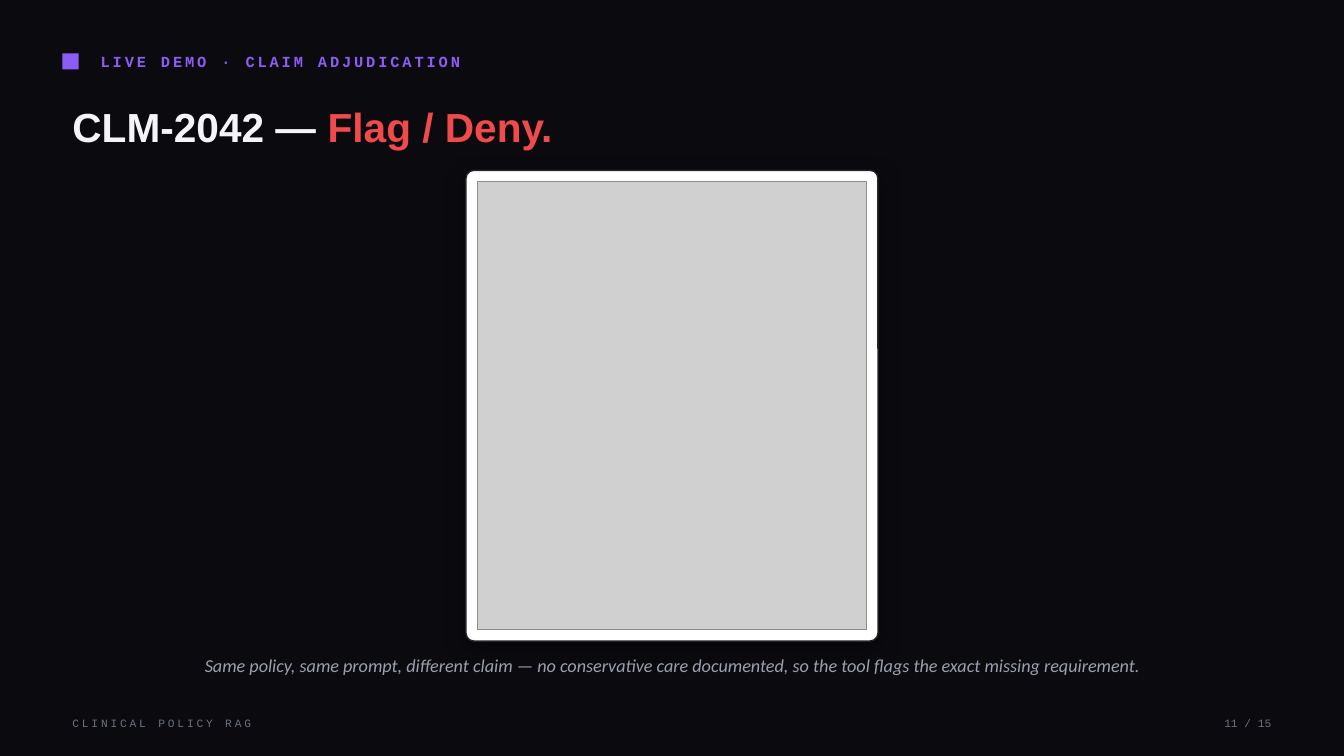
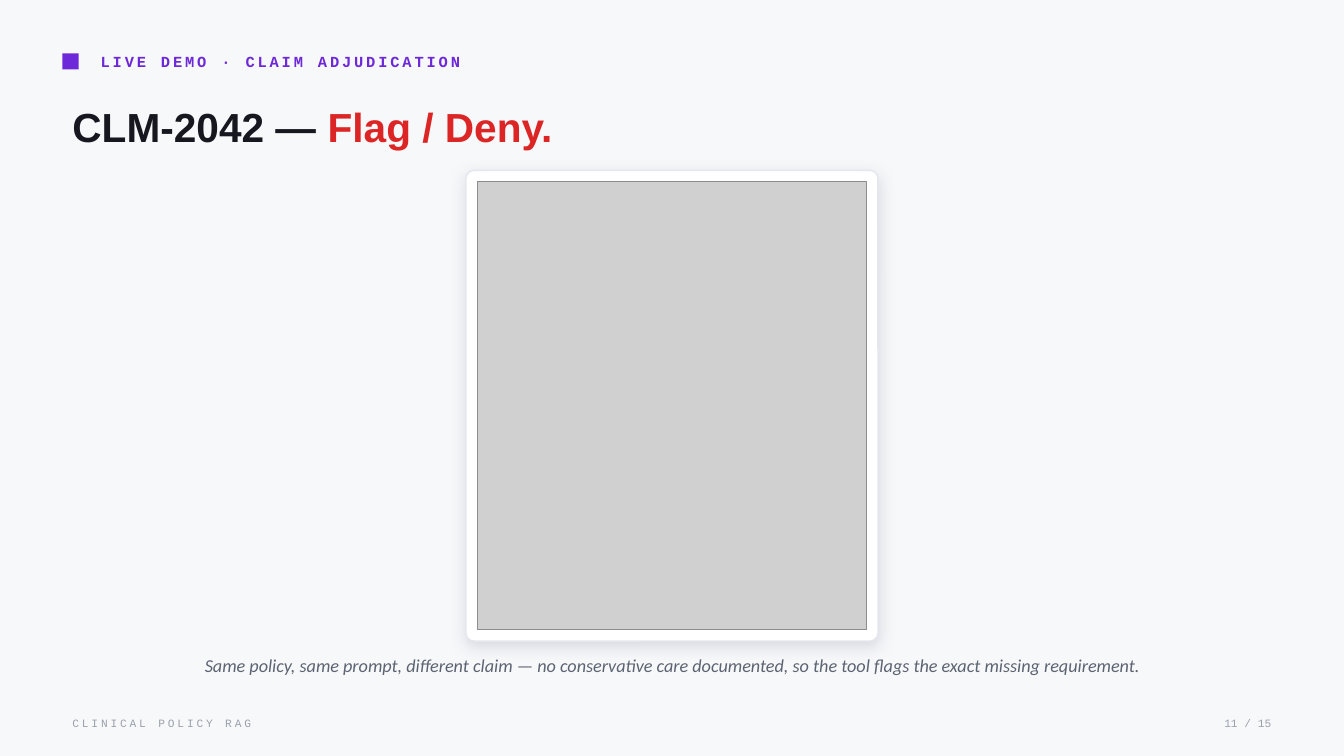
Before and after one commit to Iyman-Ahmed/clinical-rag-poc, a slide deck: slide 11 of presentation/Clinical_Policy_RAG.pptx. Drawn at 1344x756 pixels with LibreOffice and Linux fonts; fonts in the diff are those of the drawing; grey boxes stand for pictures. Boxes give left, top, right and bottom in pixels: in the first picture for what was removed or moved away, otherwise in the second. Text is boxed around its words. In the diff, an @@ line names an element or a change of style, - is before the commit and + after.

```diff
--- a/presentation/Clinical_Policy_RAG.pptx
+++ b/presentation/Clinical_Policy_RAG.pptx
@@ background #0B0B0F to #F7F8FA @@
@@ rectangle at (63, 53, 79, 70): fill #8B5CF6 to #6D28D9 @@
@@ text "LIVE DEMO · CLAIM ADJUDICATION" at (101, 56, 460, 67): text colour #8B5CF6 to #6D28D9 @@
@@ text "CLM-2042 — Flag / Deny." at (72, 112, 553, 150): text colour #F5F5F7 to #16171F in "CLM-2042 —"; text colour #F04A4A to #DC2626 in "Flag / Deny." @@
@@ rounded rectangle at (466, 170, 878, 641): outline #24242E 1 pt to #E4E7ED 1 pt; shadow changed @@
@@ text "Same policy, same prompt, different ..." at (205, 659, 1139, 675): text colour #9CA0AE to #5C6472 @@
@@ text "CLINICAL POLICY RAG" at (72, 719, 251, 727): text colour #6B7280 to #9AA0AC @@
@@ text "11 / 15" at (1224, 720, 1271, 727): text colour #6B7280 to #9AA0AC @@
```
Also in this commit, not shown: 14 other slides changed, 1 other file.
